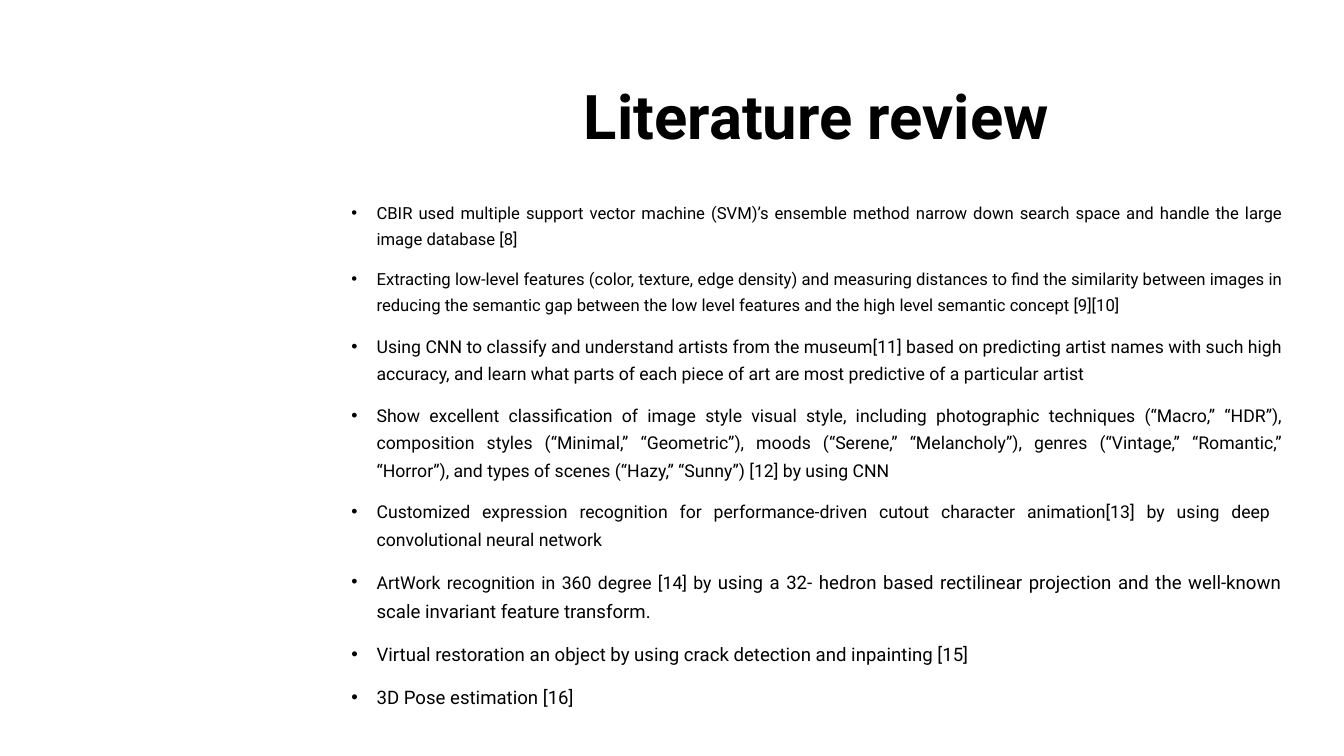
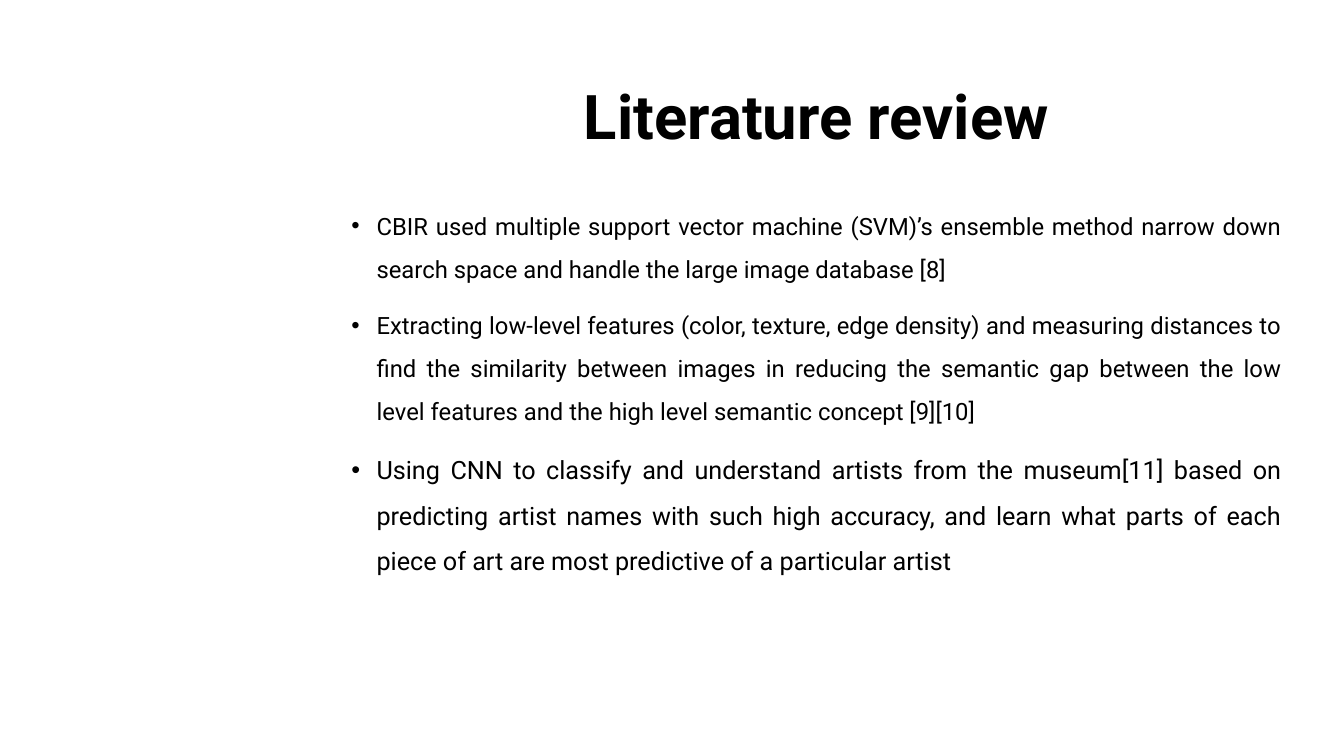
Before and after one commit to dungdovu/DGA1031, a slide deck: slide 7 of DGA1031/What is it.pptx. Drawn at 1344x756 pixels with LibreOffice and Linux fonts; fonts in the diff are those of the drawing; background and template pictures are left out. Boxes give left, top, right and bottom in pixels: in the first picture for what was removed or moved away, otherwise in the second. Text is boxed around its words. In the diff, an @@ line names an element or a change of style, - is before the commit and + after.

```diff
--- a/DGA1031/What is it.pptx
+++ b/DGA1031/What is it.pptx
@@ text "CBIR used multiple support vector ..." at bbox=[377, 216, 1281, 575]: size 11.9 to 17 pt in "CBIR used multiple support vector machine (SVM)’s ...", "Extracting low-level features (color, texture, edge density) ..."; size 12.6 to 18 pt in "Using CNN to classify and understand artists ..."; line spacing 1.3 to 1.5 @@
@@ text at bbox=[377, 408, 1282, 707]: paragraphs removed @@
-• Show excellent classification of image style visual style, including photographic techniques (“Macro,” “HDR”), composition styles (“Minimal,” “Geometric”), moods (“Serene,” “Melancholy”), genres (“Vintage,” “Romantic,” “Horror”), and types of scenes (“Hazy,” “Sunny”) [12] by using CNN
-• Customized expression recognition for performance-driven cutout character animation[13] by using deep convolutional neural network
-• ArtWork recognition in 360 degree [14] by using a 32- hedron based rectilinear projection and the well-known scale invariant feature transform.
-• Virtual restoration an object by using crack detection and inpainting [15]
-• 3D Pose estimation [16]
```
Also in this commit, not shown: 1 other slide changed, 2 slides added.
